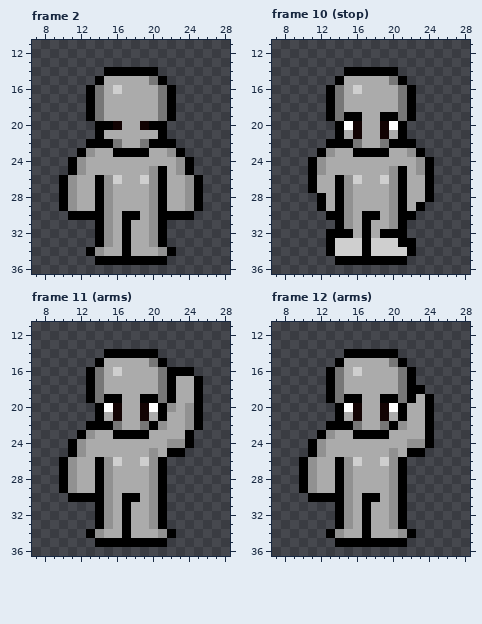
One commit to this pixel-art file: game/spritesheets/base/base-smoother.aseprite. That is the earlier state.
24x36 pixels, 129 frames. Colours within 5 levels of each other are drawn and written as one. Shown: frame 2: x 7..28, y 11..36; frame 10 (stop): x 7..28, y 11..36; frame 11 (arms): x 7..28, y 11..36; frame 12 (arms): x 7..28, y 11..36. The old version is drawn lined up with the new one, on the new canvas. The commit also changed other frames, which this record leaves out.
After:
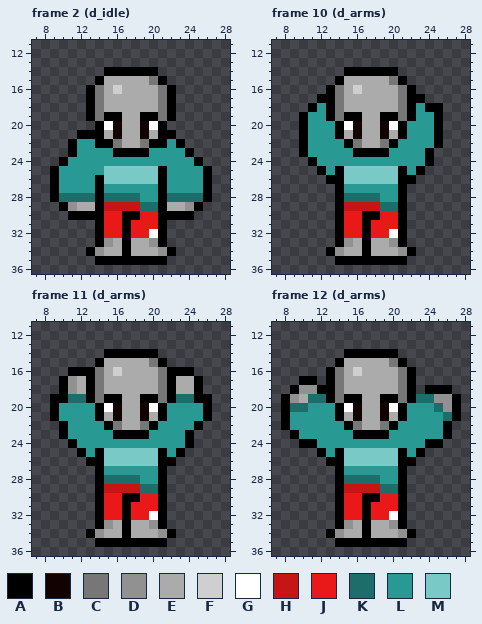
Palette (. is transparent): A #000000  B #120303  C #777777  D #919191  E #ababab  F #cfcfcf  G #ffffff  H #c61515  J #e91919  K #1d6e6a  L #289993  M #79cac6
Changes in this commit:
canvas 24x36 -> 36x48, the old top-left corner now at 6,6
Changed rows in their new state; - is an unchanged pixel.
Frame 2 (d_idle):
first column x 9:
19 ------AA--AA------
20 ------G----G------
21 ---AA--B--B--A----
22 --ALL--------LA---
23 --ALLLL----LLLLA--
24 -ALLLLLLLLLLLLLLA-
25 ALLLLLMMMMMM-LLLLA
26 ALLLL-MMMMMM-LLLLA
27 ALLLL-LLLLLL-LLLLA
28 AKKKK-KKKKLL-KKKKA
29 ------HHHHKK------
30 ------JJ--JJ------
31 ------JJ-JJJ------
32 ------JJ-JJG------
Frame 10 (d_arms):
first column x 10:
17 --A----------A--
18 -AL----------LAA
19 ALL----------LLA
20 ALLL--------LLLA
21 ALLL--------LLLA
22 ALLLL------LLLLA
23 ALLLLL----LLLLA-
24 --LLLLLLLLLLLL--
25 -.ALAMMMMMM-LA.-
26 -..A-MMMMMM-A..-
27 -...-LLLLLL-...-
28 --..-KKKKLL-...-
29 --..-HHHHKK-..--
30 ---.-JJ--JJ-.---
31 -----JJ-JJJ-----
32 ---.-JJ-JJG-----
33 ---.ADE-EED-.---
34 ----DEE-EEED----
Frame 11 (d_arms):
first column x 9:
16 --AA--------------
17 -ADE--------------
18 -ADE--------------
19 AAKK----------KK-A
20 ALLLL--------LLLLA
21 ALLLL--------LLLLA
22 -ALLLL------LLLL--
23 -ALLLLL----LLLL---
24 ---LLLLLLLLLLLL---
25 --.ALAMMMMMMAL----
26 -...A-MMMMMM-A----
27 -....-LLLLLL------
28 -....-KKKKLL------
29 -....-HHHHKK------
30 --...-JJ--JJ------
31 ------JJ-JJJ------
32 ------JJ-JJG------
Frame 12 (d_arms):
first column x 8:
17 --AA----------------
18 -ADDA----------.AAA-
19 ADEKK----------KKDDA
20 AKKLLL--------LLLKDA
21 ALLLLL--------LLLLKA
22 ALLLLLL------LLLLLA-
23 -ALLLLLL----LLLLLLA-
24 --A-LLLLLLLLLLLL-A--
25 ---.ALAMMMMMMAL-----
26 --...A-MMMMMM-A-----
27 --....-LLLLLL-------
28 --....-KKKKLL-------
29 --....-HHHHKK-------
30 ---...-JJ--JJ-------
31 -------JJ-JJJ-------
32 -------JJ-JJG-------
Boxes around the changes in both pictures, in picture pixels (x1, y1, x2, y2):
changed: (50, 112, 212, 238)
changed: (299, 94, 443, 256)
changed: (50, 367, 212, 520)
changed: (281, 376, 461, 520)
